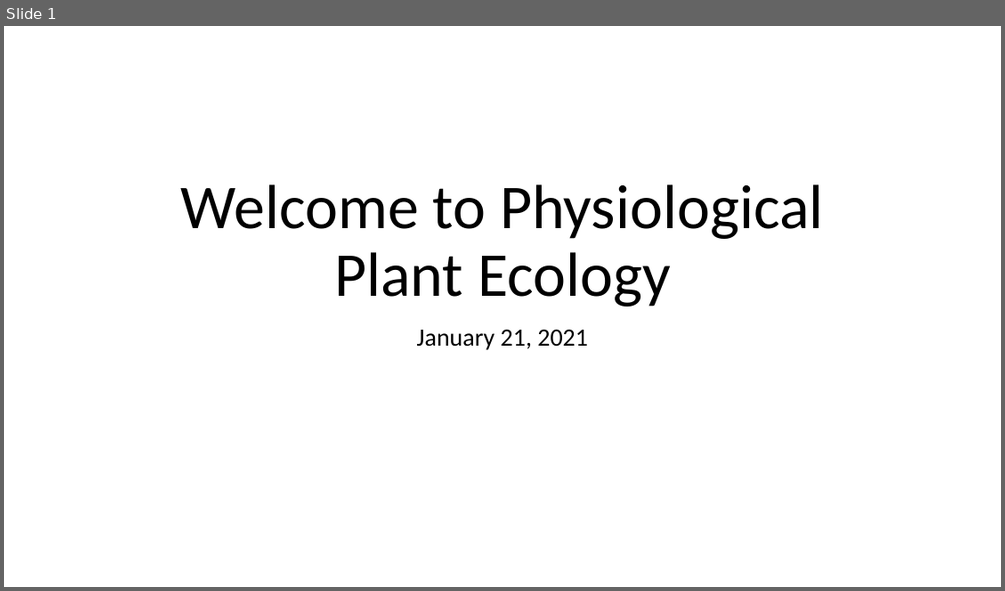
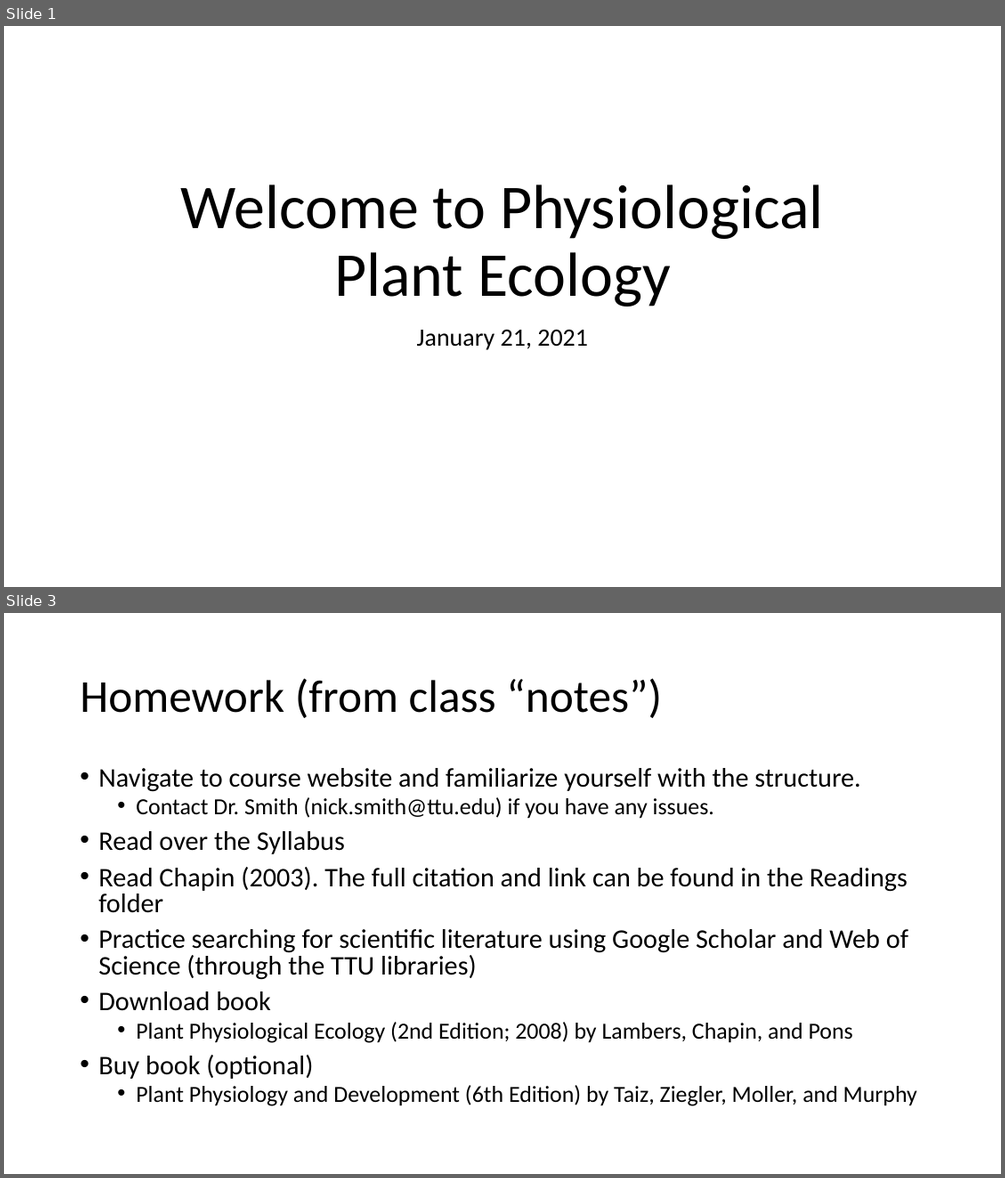
Before and after one commit to SmithEcophysLab/ecophys_sp2021, a slide deck: Lecture_Slides/src/lecure_slides_01.21.2021.pptx. Shown one above the other, each under a label of ours: slide 1 before the commit, slides 1 and 3 after it; the slides between them are not shown. The pictures are 1005x591 and 1005x1178 pixels, drawn with LibreOffice and Linux fonts; fonts in the diff are those of the drawing. Boxes give left, top, right and bottom in pixels: in the first picture for what was removed or moved away, otherwise in the second. Text is boxed around its words. In the diff, an @@ line names an element or a change of style, - is before the commit and + after.

```diff
--- a/Lecture_Slides/src/lecure_slides_01.21.2021.pptx
+++ b/Lecture_Slides/src/lecure_slides_01.21.2021.pptx
@@ slide 3 added at [4,613,1001,1174], background #FFFFFF @@
@@ title added at [80,678,662,718], 44 pt, text #000000 @@
+Homework (from class “notes”)
@@ text added at [98,768,917,1106], 25.9 pt, text #000000 @@
+• Navigate to course website and familiarize yourself with the structure.
+  • Contact Dr. Smith (nick.smith@ttu.edu) if you have any issues.
+• Read over the Syllabus
+• Read Chapin (2003). The full citation and link can be found in the Readings folder
+• Practice searching for scientific literature using Google Scholar and Web of Science (through the TTU libraries)
+• Download book
+  • Plant Physiological Ecology (2nd Edition; 2008) by Lambers, Chapin, and Pons
+• Buy book (optional)
+  • Plant Physiology and Development (6th Edition) by Taiz, Ziegler, Moller, and Murphy
```
Also in this commit, not shown: 1 other slide added, 4 other files.
